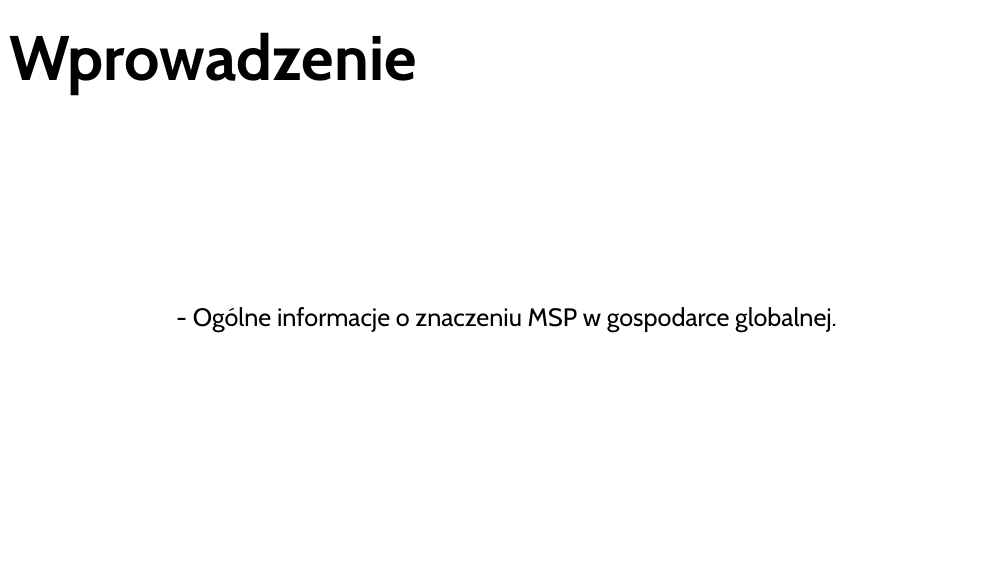
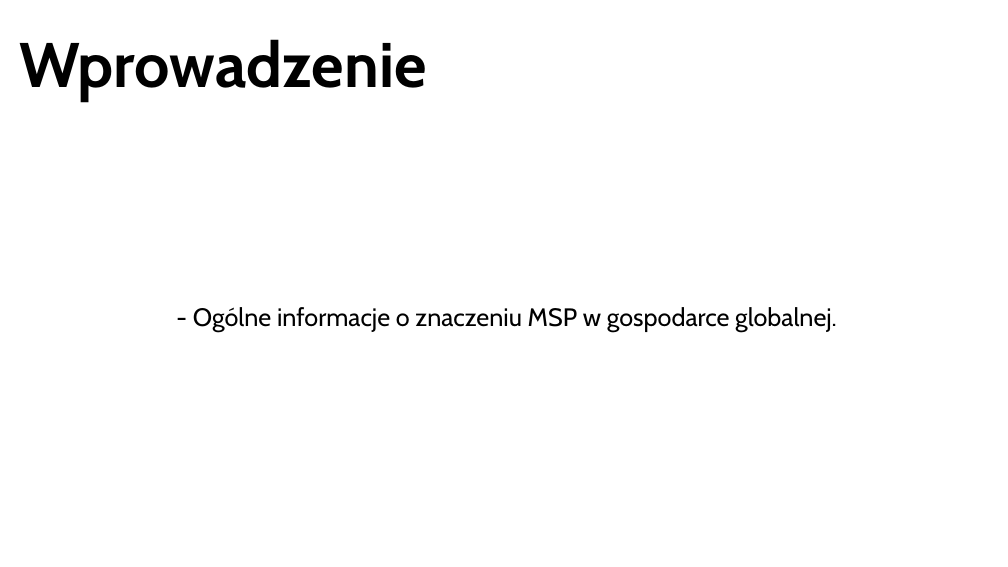
Before and after one commit to dmw-wsb/WPSG, a slide deck: slide 3 of WPSG_INF_K4m_Prezentacja_temat_3.pptx. Drawn at 1008x567 pixels with LibreOffice and Linux fonts; fonts in the diff are those of the drawing. Boxes give left, top, right and bottom in pixels: in the first picture for what was removed or moved away, otherwise in the second. Text is boxed around its words. In the diff, an @@ line names an element or a change of style, - is before the commit and + after.

```diff
--- a/WPSG_INF_K4m_Prezentacja_temat_3.pptx
+++ b/WPSG_INF_K4m_Prezentacja_temat_3.pptx
@@ title "Wprowadzenie" moved from (x1=9, y1=32, x2=417, y2=95) to (x1=19, y1=39, x2=427, y2=102) @@
```
Also in this commit, not shown: 5 other slides changed.
